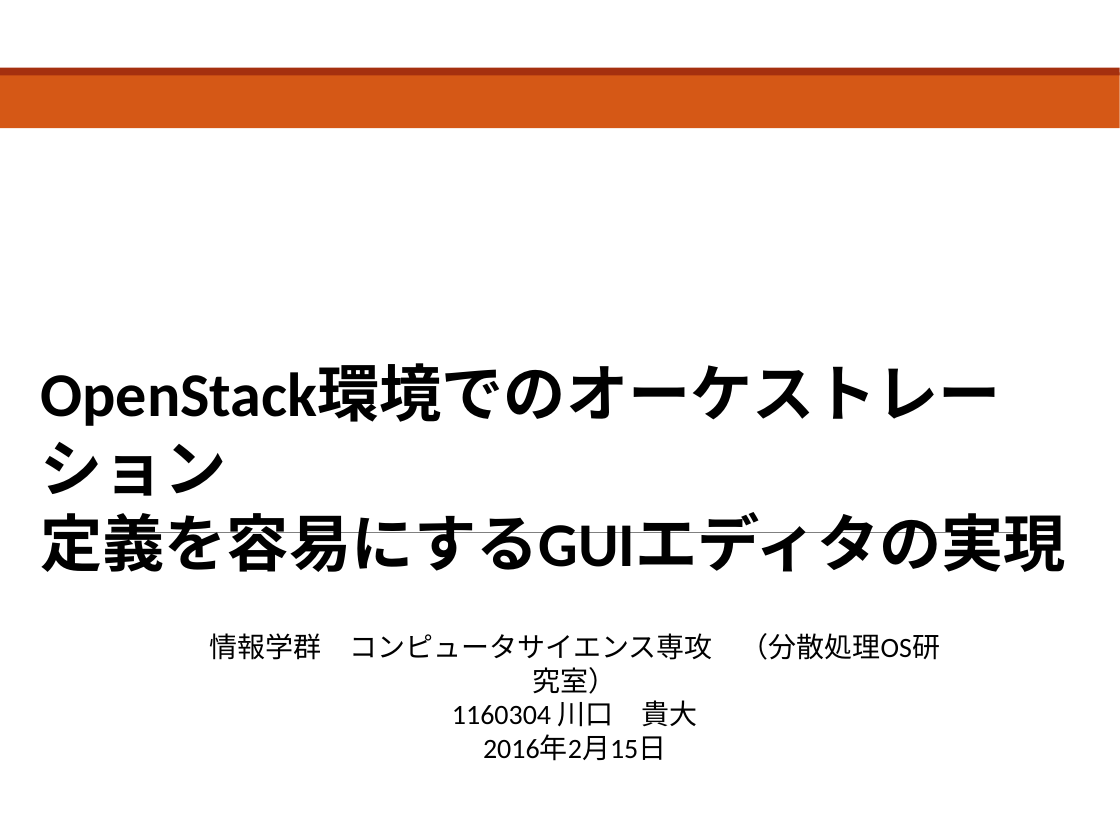
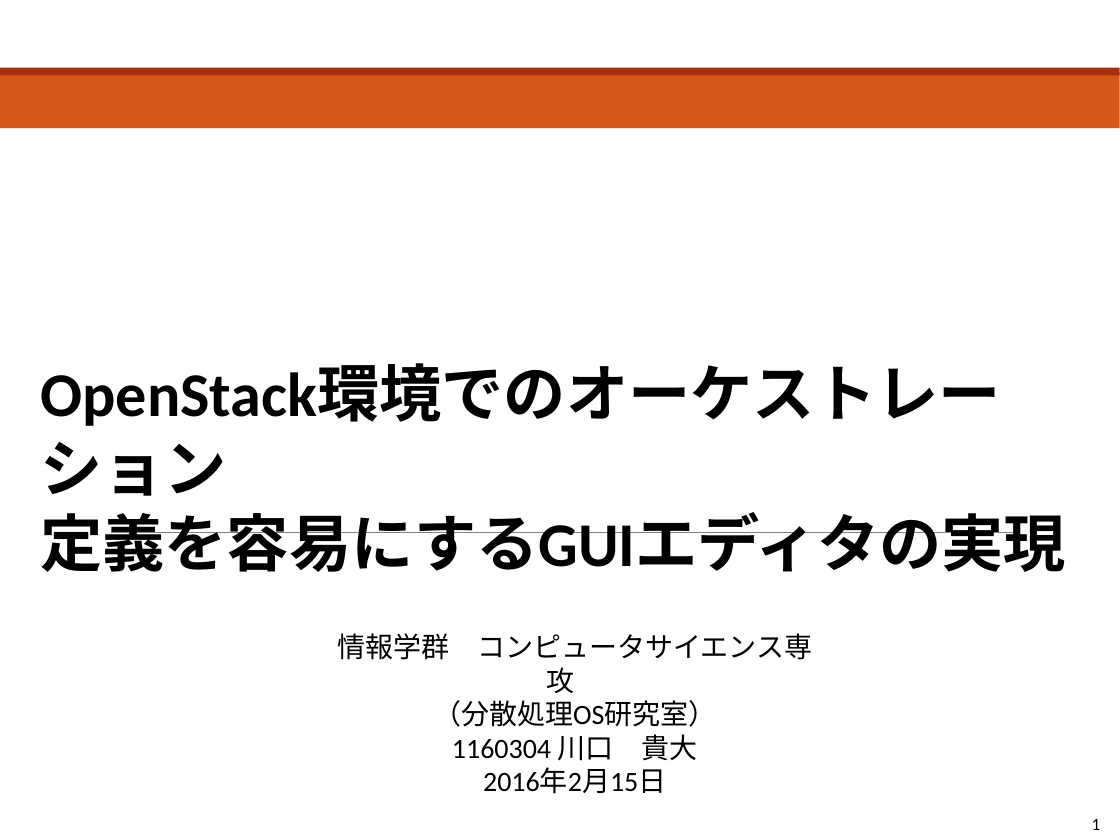
Before and after one commit to bokuhide/GUIToolCreate, a slide deck: slide 1 of 卒業論文本体/発表用スライド_川口.pptx. Drawn at 1120x840 pixels with LibreOffice and Linux fonts; fonts in the diff are those of the drawing. Boxes give left, top, right and bottom in pixels: in the first picture for what was removed or moved away, otherwise in the second. Text is boxed around its words. In the diff, an @@ line names an element or a change of style, - is before the commit and + after.

```diff
--- a/卒業論文本体/発表用スライド_川口.pptx
+++ b/卒業論文本体/発表用スライド_川口.pptx
@@ text "情報学群 コンピュータサイエンス専攻": place and size @@
-text "情報学群 コンピュータサイエンス専攻" at (209,633,712,727)
+text "情報学群 コンピュータサイエンス専攻" at (337,633,812,761)
@@ text at (337,633,812,727): text changed @@
-情報学群 コンピュータサイエンス専攻 （分散処理OS研究室）
+情報学群 コンピュータサイエンス専攻
+（分散処理OS研究室）
@@ text added at (1092,819,1101,830), 11 pt, text #000000 @@
+1
```
Also in this commit, not shown: 14 other slides changed, 1 slide removed.
